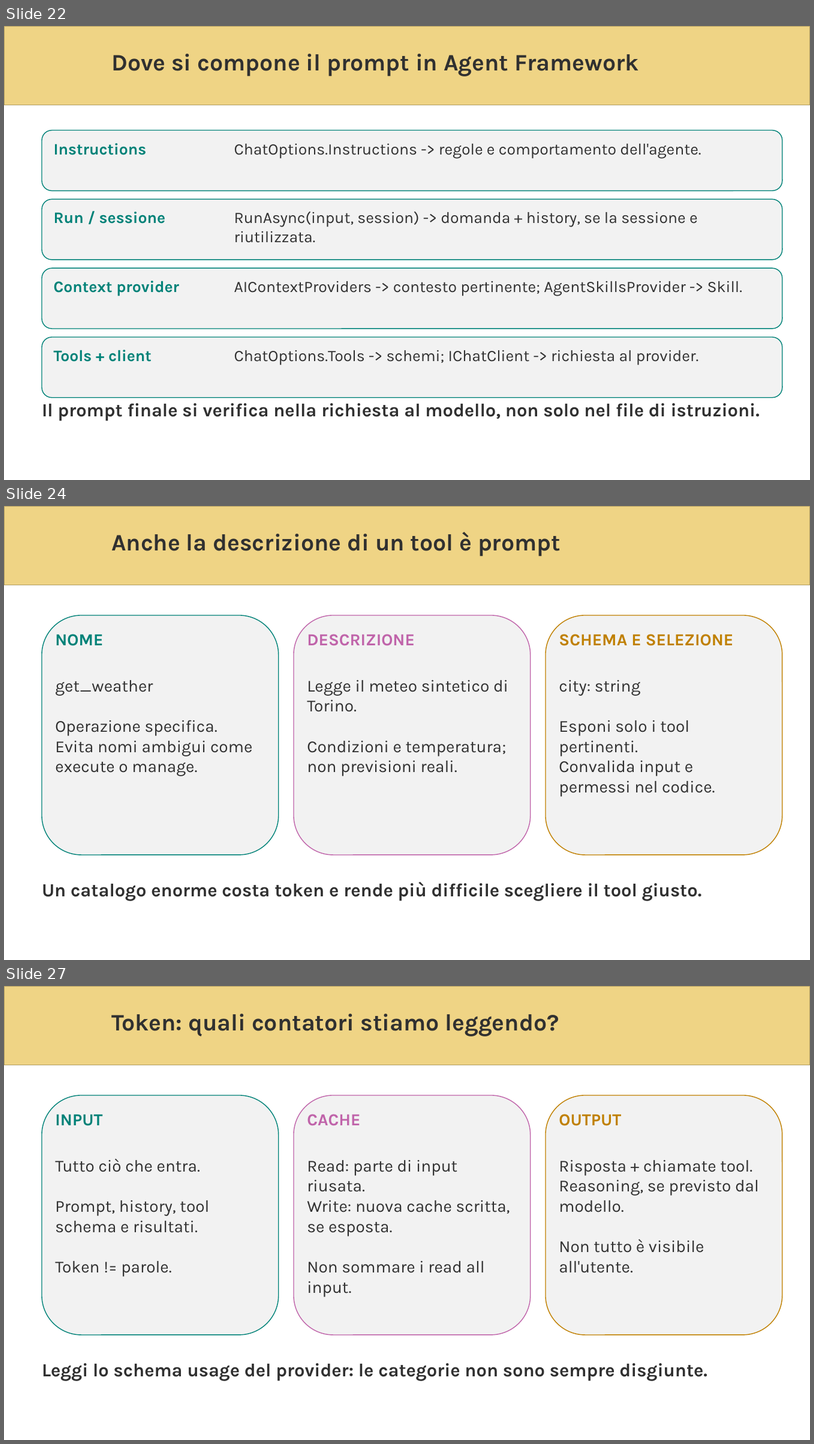
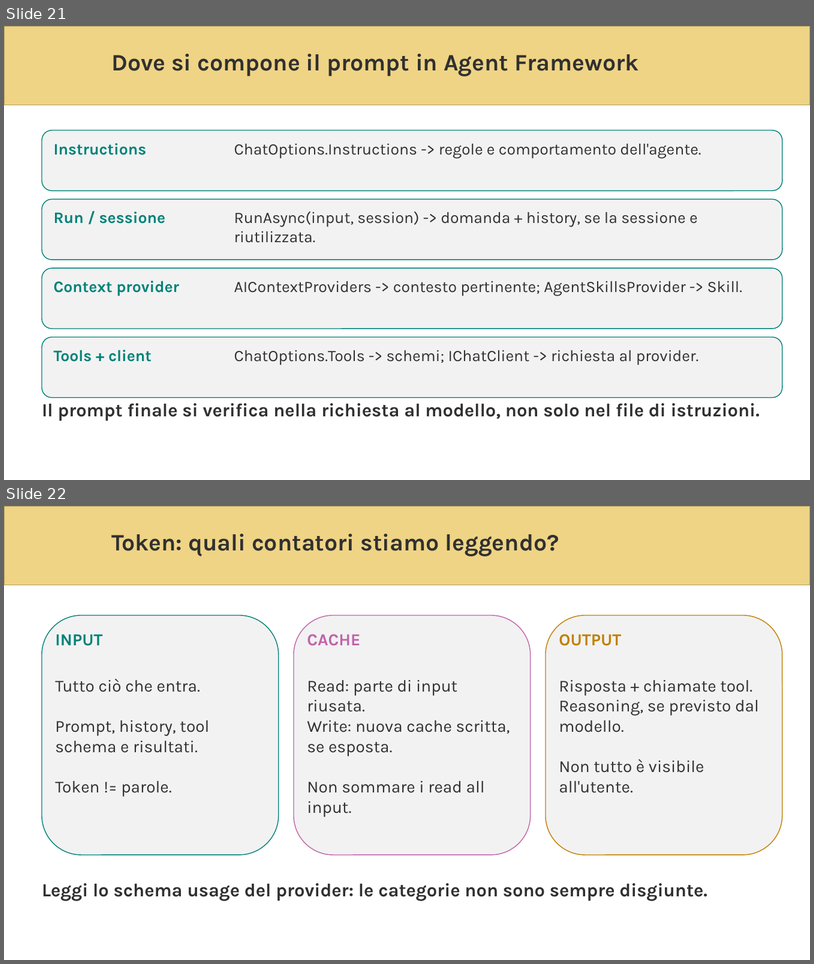
Before and after one commit to andreatosato/AzureDayTorino2026, a slide deck: presentazione/AIAzureDayTorino2026_1304496_Tosato.pptx. Shown one above the other, each under a label of ours: slides 22, 24 and 27 before the commit, slides 21 and 22 after it; the slides between them are not shown. The pictures are 814x1444 and 814x964 pixels, drawn with LibreOffice and Linux fonts; fonts in the diff are those of the drawing; background and template pictures are left out. Boxes give left, top, right and bottom in pixels: in the first picture for what was removed or moved away, otherwise in the second. Text is boxed around its words. In the diff, an @@ line names an element or a change of style, - is before the commit and + after.

```diff
--- a/presentazione/AIAzureDayTorino2026_1304496_Tosato.pptx
+++ b/presentazione/AIAzureDayTorino2026_1304496_Tosato.pptx
@@ slide 24 removed at (4, 506, 810, 960), background #FFFFFF; not listed: 1 template element that a slide beside it also shows @@
@@ text removed at (111, 532, 561, 556) @@
-Anche la descrizione di un tool è prompt
@@ rounded rectangle removed at (42, 615, 279, 855) @@
@@ rounded rectangle removed at (294, 615, 531, 855) @@
@@ rounded rectangle removed at (546, 615, 783, 855) @@
@@ text removed at (55, 634, 103, 646) @@
-NOME
@@ text removed at (307, 634, 415, 646) @@
-DESCRIZIONE
@@ text removed at (559, 634, 734, 646) @@
-SCHEMA E SELEZIONE
@@ text removed at (55, 680, 252, 776) @@
-get_weather
-Operazione specifica.
-Evita nomi ambigui come execute o manage.
@@ text removed at (307, 679, 509, 776) @@
-Legge il meteo sintetico di Torino.
-Condizioni e temperatura; non previsioni reali.
@@ text removed at (559, 680, 716, 796) @@
-city: string
-Esponi solo i tool pertinenti.
-Convalida input e permessi nel codice.
@@ text removed at (42, 882, 702, 901) @@
-Un catalogo enorme costa token e rende più difficile scegliere il tool giusto.
@@ what was slide 22 is now slide 21 @@
@@ what was slide 27 is now slide 22 @@
```
Also in this commit, not shown: 8 slides changed, 1 slide added, 7 other slides removed.
